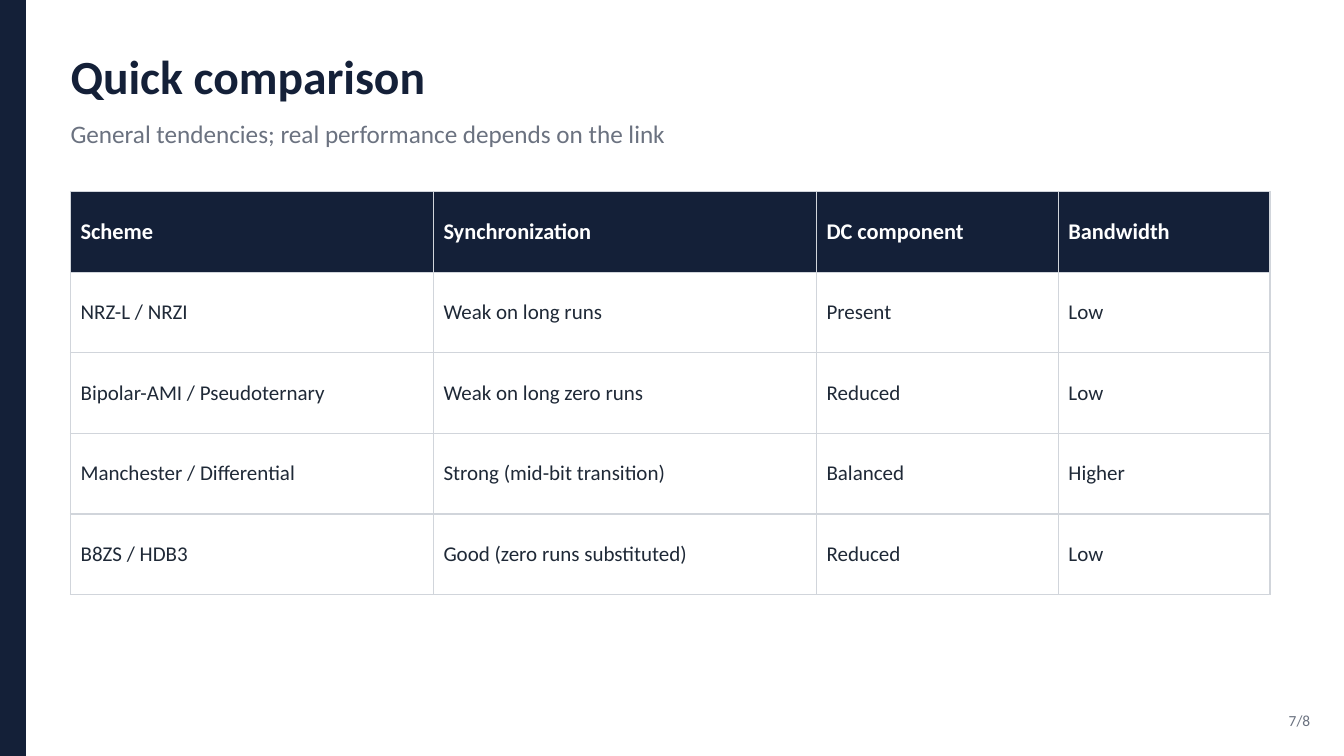
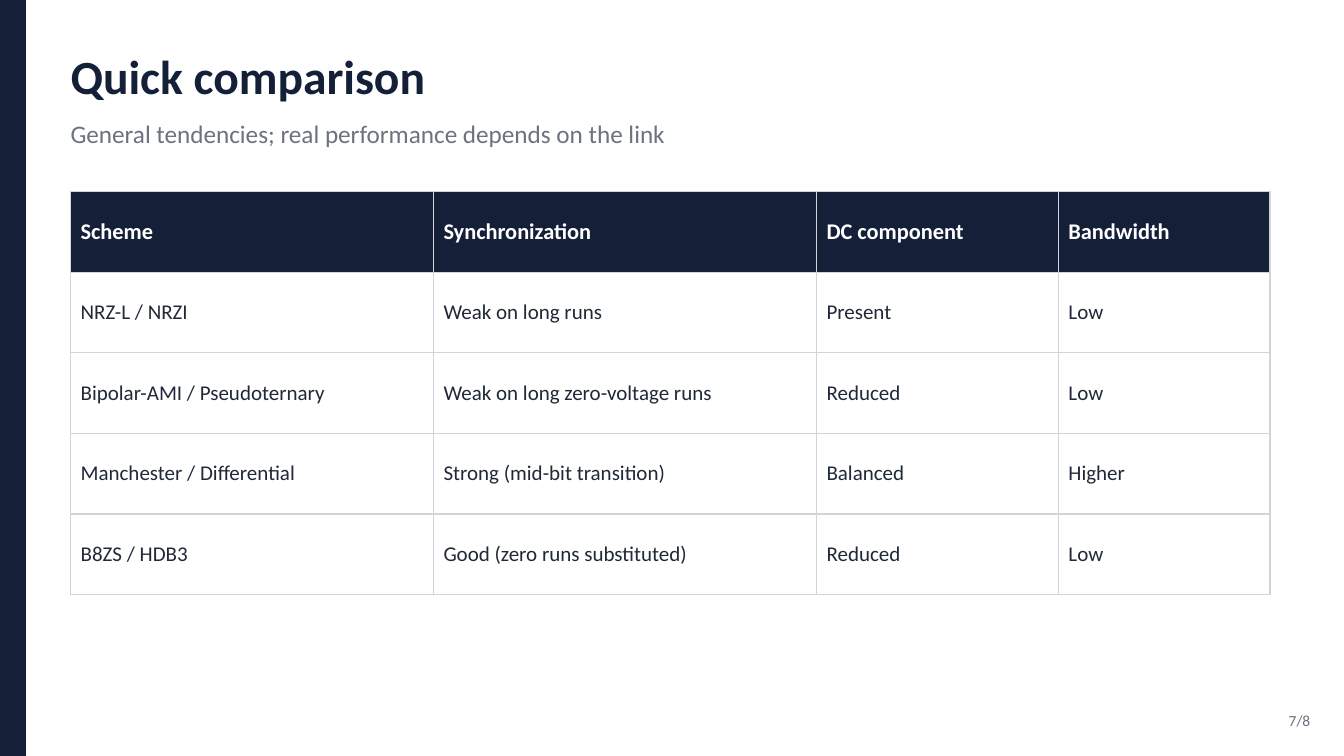
Before and after one commit to Markbugwak/line-coding-encoder, a slide deck: slide 7 of presentation_waveforms_enlarged.pptx. Drawn at 1344x756 pixels with LibreOffice and Linux fonts; fonts in the diff are those of the drawing. Boxes give left, top, right and bottom in pixels: in the first picture for what was removed or moved away, otherwise in the second. Text is boxed around its words. In the diff, an @@ line names an element or a change of style, - is before the commit and + after.

Commit message:
Polish presentation deck, demo flow, and CLI/menu edge cases

```diff
--- a/presentation_waveforms_enlarged.pptx
+++ b/presentation_waveforms_enlarged.pptx
@@ table at bbox=[71, 192, 1270, 595] @@
-row 3, column 2: Weak on long zero runs
+row 3, column 2: Weak on long zero-voltage runs
```
Also in this commit, not shown: 4 other files.
